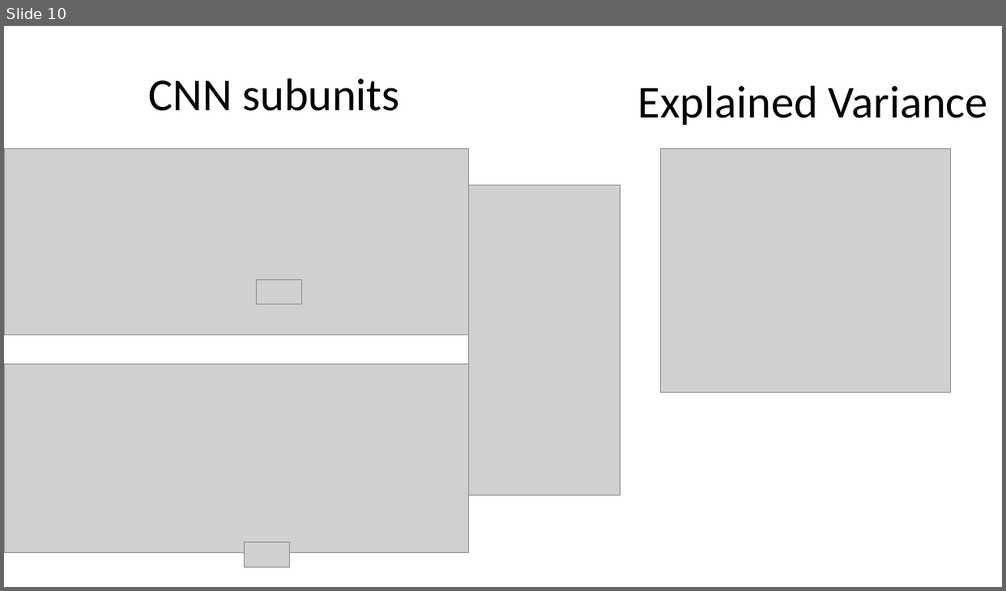
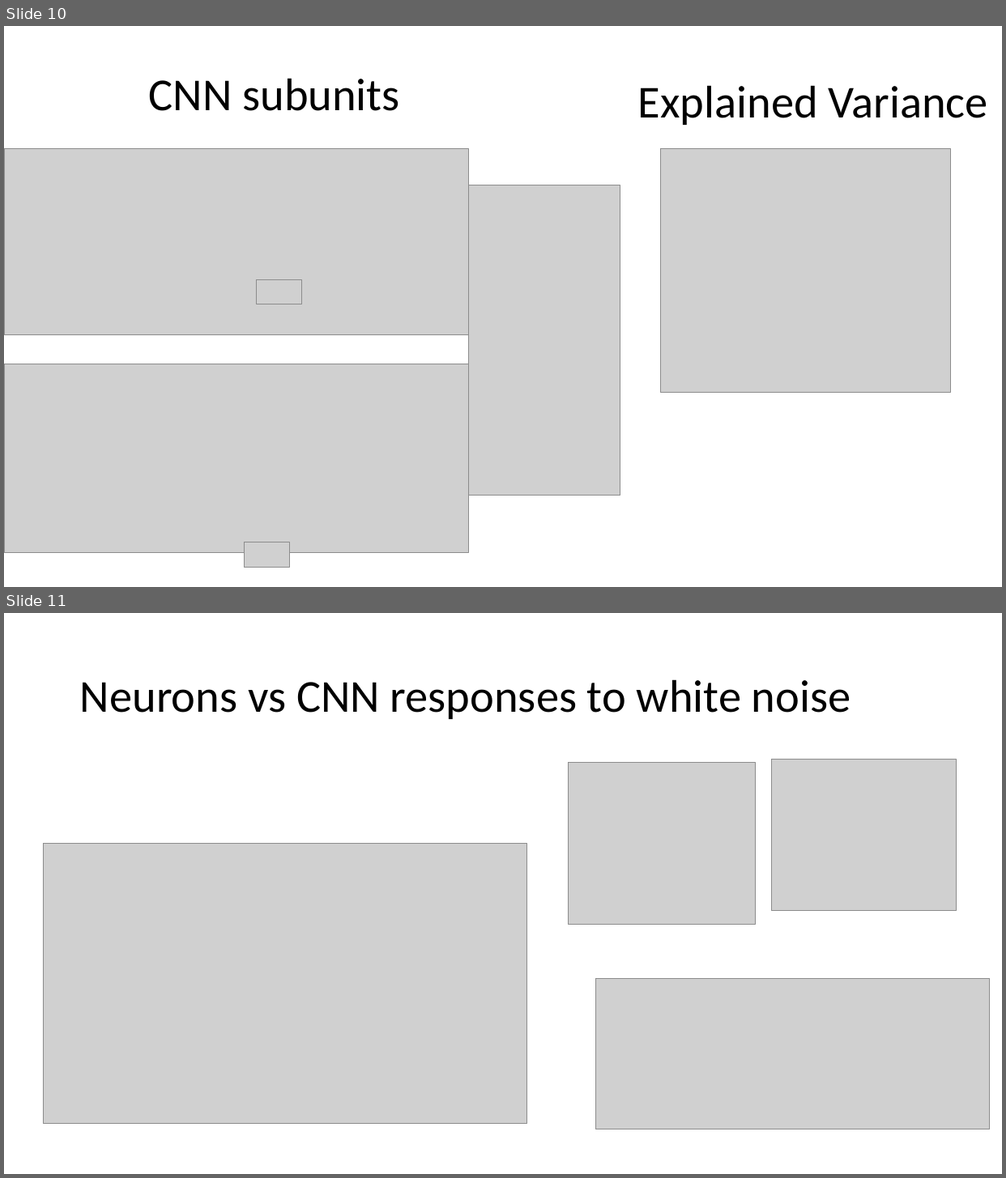
Before and after one commit to pearsonlab/efficientcodingcolor, a slide deck: Meetings/Interpreting the retinal neural code for natural scenes 2.pptm. Shown one above the other, each under a label of ours: slide 10 before the commit, slides 10 and 11 after it. The pictures are 1006x591 and 1006x1178 pixels, drawn with LibreOffice and Linux fonts; fonts in the diff are those of the drawing; grey boxes stand for pictures. Boxes give left, top, right and bottom in pixels: in the first picture for what was removed or moved away, otherwise in the second. Text is boxed around its words. In the diff, an @@ line names an element or a change of style, - is before the commit and + after.

```diff
--- a/Meetings/Interpreting the retinal neural code for natural scenes 2.pptm
+++ b/Meetings/Interpreting the retinal neural code for natural scenes 2.pptm
@@ slide 11 added at [4, 613, 1002, 1174], background #FFFFFF @@
@@ title added at [80, 679, 850, 719], 44 pt, text #000000 @@
+Neurons vs CNN responses to white noise
@@ picture added at [569, 763, 755, 924] @@
@@ picture added at [771, 760, 957, 911] @@
@@ picture added at [44, 844, 527, 1124] @@
@@ picture added at [595, 979, 990, 1131] @@
```
Also in this commit, not shown: 1 slide changed, 9 other slides added, 4 slides removed, 2 other files.
